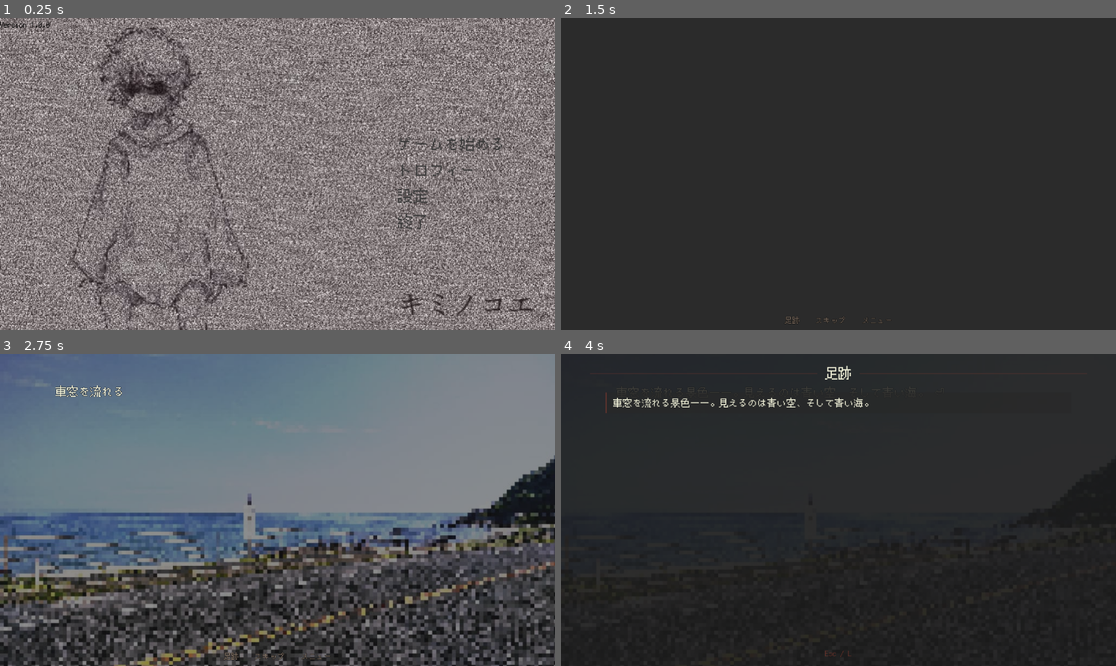
Above: before the commit, frames 1-4 (two rows, left to right).
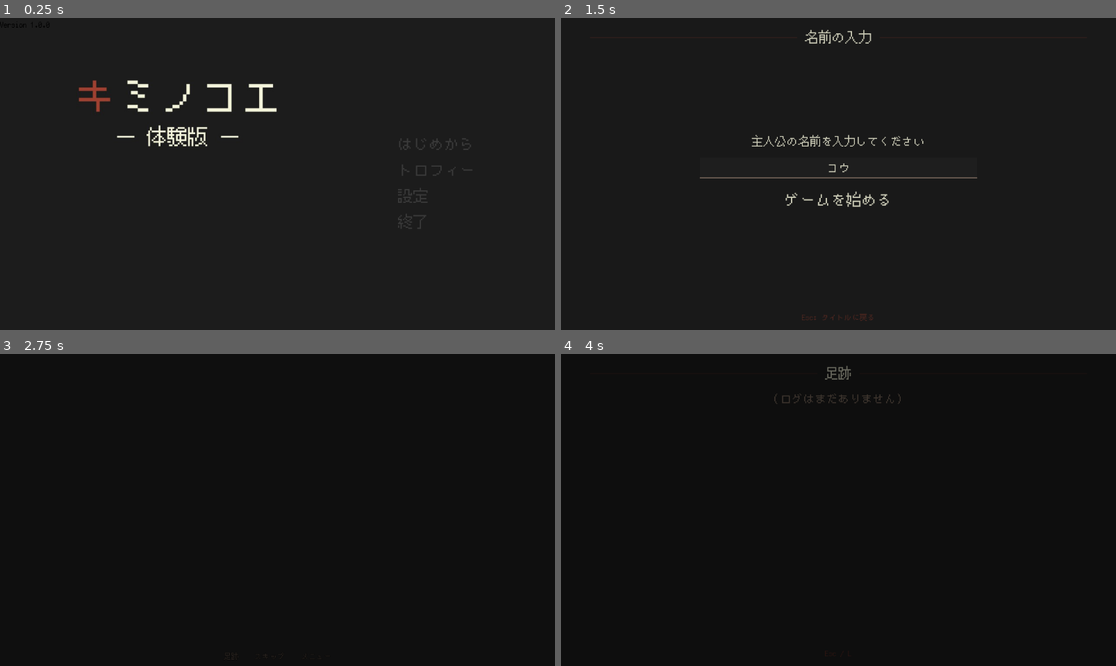
Above: after the commit, the same moments.

Repository: azukigame-s/kiminokoe
Game: Godot game, scene res://scenes/title_scene.tscn
Same seed, same stepped clock (60 frames per second), same inputs: the game is played once before the commit and once after it.
Inputs (mouse positions are in pixels of both pictures, inside the frame that each line leads up to):
- Up to frame 1 (0.25 s): no input
- Up to frame 2 (1.5 s): click "ゲームを始める" (after the commit: "はじめから") at 0.5 s; click (838, 198) at 1.25 s, where only the run after the commit has a clickable "ゲームを始める"
- Up to frame 3 (2.75 s): tap Enter at 2 s; move the mouse to (399, 494) at 2.02 s; hold D from 2.03 s (still down); tap E at 2.1 s; click (399, 494) at 2.17 s; tap Space at 2.27 s
- Up to frame 4 (4 s): release D at 2.75 s; click "足跡" at 2.75 s; tap Space at 3.5, 3.77 s; move the mouse to (727, 525) at 3.52 s; hold Down from 3.53 s (still down); tap Enter at 3.6 s; tap E at 3.8 s

The runs differ from the first frame. In frame 1, 99% of the frame differs, in the area x 0-100%, y 0-100%; in frame 2, 1.0%; in frame 3, 93%; in frame 4, 65%.

Commit message:
🚧 セーブ／ロード機能、主人公名設定機能を作成途中

Diff:
--- /dev/null
+++ b/scenes/name_input_scene.tscn
@@ -0,0 +1,12 @@
+[gd_scene load_steps=2 format=3]
+
+[ext_resource type="Script" path="res://scripts/name_input_scene.gd" id="1_name"]
+
+[node name="NameInputScene" type="Control"]
+layout_mode = 3
+anchors_preset = 15
+anchor_right = 1.0
+anchor_bottom = 1.0
+grow_horizontal = 2
+grow_vertical = 2
+script = ExtResource("1_name")
--- a/scenes/title_scene.tscn
+++ b/scenes/title_scene.tscn
@@ -33,6 +33,9 @@
 [node name="StartButton" type="Button" parent="VBoxContainer/ButtonContainer"]
 layout_mode = 2
 
+[node name="ContinueButton" type="Button" parent="VBoxContainer/ButtonContainer"]
+layout_mode = 2
+
 [node name="TrophyButton" type="Button" parent="VBoxContainer/ButtonContainer"]
 layout_mode = 2
 
--- a/scripts/core/command_executor.gd
+++ b/scripts/core/command_executor.gd
@@ -91,6 +91,10 @@
 		return
 
 	var text = command.get("text", "")
+	# 主人公名プレースホルダーの置換
+	var _scene_mgr = get_node_or_null("/root/SceneManager")
+	if _scene_mgr:
+		text = text.replace("[主人公]", _scene_mgr.protagonist_name)
 	var new_page = command.get("new_page", false)
 	var go_next = command.get("go_next", false)
 
--- a/scripts/core/scenario_engine.gd
+++ b/scripts/core/scenario_engine.gd
@@ -8,6 +8,7 @@
 signal scenario_started
 signal scenario_completed
 signal command_executed(command: Dictionary)
+signal auto_save_requested(save_state: Dictionary)
 
 # 依存コンポーネント
 var command_executor: CommandExecutor
@@ -97,6 +98,10 @@
 		command_executed.emit(command)
 		current_index += 1
 
+		# dialogue 完了後にオートセーブ
+		if command_type == "dialogue":
+			auto_save_requested.emit(get_save_state())
+
 ## load_scenario コマンドの処理
 func handle_load_scenario(command: Dictionary) -> void:
 	var path = command.get("path", "")
@@ -179,6 +184,9 @@
 	else:
 		# next_index も scenario もない場合は次のコマンドへ
 		current_index += 1
+
+	# 選択後にオートセーブ
+	auto_save_requested.emit(get_save_state())
 
 ## branch コマンドの処理（システムデータによる条件分岐）
 func handle_branch(command: Dictionary) -> void:
@@ -359,6 +367,11 @@
 		push_error("[ScenarioEngine] load_from_save_state: シナリオ読み込み失敗: %s" % scenario_path)
 		return
 
+	# インデックスの範囲チェック（シナリオが変更された場合の安全策）
+	if index >= current_scenario_data.size():
+		push_warning("[ScenarioEngine] Save index %d exceeds scenario size %d, clamping" % [index, current_scenario_data.size()])
+		index = max(0, current_scenario_data.size() - 1)
+
 	# 状態を設定
 	current_scenario = current_scenario_data
 	current_scenario_path = scenario_path
--- a/scripts/game_scene.gd
+++ b/scripts/game_scene.gd
@@ -140,6 +140,9 @@
 	executor.choice_display = choice_display
 	executor.subtitle_display = subtitle_display
 
+	# オートセーブシグナル接続
+	scenario_engine.auto_save_requested.connect(_on_auto_save_requested)
+
 	print("[GameScene] ScenarioEngine 初期化完了")
 
 ## 下部メニューの設定（ログ / スキップ / メニュー）
@@ -205,9 +208,16 @@
 	else:
 		print("[GameScene] TrophyManager が見つかりません")
 
-## ゲーム開始（メインシナリオを読み込み）
+## ゲーム開始
 func _start_game():
-	print("[GameScene] メインシナリオ読み込み開始")
+	if SceneManager.game_start_mode == "continue":
+		await _continue_game()
+	else:
+		await _new_game()
+
+## 新規ゲーム開始（メインシナリオを最初から）
+func _new_game():
+	print("[GameScene] 新規ゲーム開始")
 
 	var scenario_data = scenario_engine.load_scenario_data("main")
 	if scenario_data.is_empty():
@@ -217,6 +227,33 @@
 	await scenario_engine.start_scenario(scenario_data, "main")
 
 	print("[GameScene] シナリオ完了")
+
+## セーブデータからの続行
+func _continue_game():
+	print("[GameScene] セーブデータから続行")
+
+	var save_data = SceneManager.load_save_data()
+	if save_data.is_empty() or save_data.get("scenario_path", "").is_empty():
+		push_error("[GameScene] セーブデータの読み込みに失敗しました。新規ゲームを開始します")
+		await _new_game()
+		return
+
+	# 主人公名を復元
+	SceneManager.protagonist_name = save_data.get("protagonist_name", "コウ")
+
+	# シナリオエンジンの状態を復元
+	var engine_state = {
+		"scenario_path": save_data.get("scenario_path", ""),
+		"index": save_data.get("index", 0),
+		"stack": save_data.get("stack", []),
+	}
+	await scenario_engine.load_from_save_state(engine_state)
+
+	print("[GameScene] シナリオ完了")
+
+## オートセーブ処理
+func _on_auto_save_requested(save_state: Dictionary) -> void:
+	SceneManager.auto_save(save_state)
 
 ## スキップモード変更時のコールバック
 func _on_skip_mode_changed(is_skipping: bool):
--- /dev/null
+++ b/scripts/name_input_scene.gd
@@ -0,0 +1,150 @@
+extends Control
+
+## 主人公名入力画面
+## はじめから選択時に表示。名前を入力してゲームを開始する。
+## トロフィー画面と統一した和風デザイン。
+
+var _name_input: LineEdit
+var _start_button: Button
+var _default_name: String = "コウ"
+
+func _ready():
+	set_anchors_preset(Control.PRESET_FULL_RECT)
+	_build_ui()
+	if _name_input:
+		_name_input.grab_focus()
+
+func _build_ui():
+	# 背景（墨色 95%）
+	var bg = ColorRect.new()
+	bg.color = Color(UIConstants.COLOR_BASE_DARK, 0.95)
+	bg.set_anchors_preset(Control.PRESET_FULL_RECT)
+	add_child(bg)
+
+	# ── タイトルエリア ──
+	_build_title_area()
+
+	# 中央コンテナ
+	var center = VBoxContainer.new()
+	center.anchor_left = 0.25
+	center.anchor_top = 0.3
+	center.anchor_right = 0.75
+	center.anchor_bottom = 0.7
+	center.alignment = BoxContainer.ALIGNMENT_CENTER
+	center.add_theme_constant_override("separation", 20)
+	add_child(center)
+
+	# 説明ラベル
+	var instruction = Label.new()
+	instruction.text = "主人公の名前を入力してください"
+	instruction.horizontal_alignment = HORIZONTAL_ALIGNMENT_CENTER
+	instruction.add_theme_font_size_override("font_size", UIConstants.FONT_SIZE_BODY)
+	instruction.add_theme_color_override("font_color", UIConstants.COLOR_TEXT_PRIMARY)
+	center.add_child(instruction)
+
+	# 名前入力欄
+	_name_input = LineEdit.new()
+	_name_input.text = _default_name
+	_name_input.placeholder_text = _default_name
+	_name_input.max_length = 8
+	_name_input.alignment = HORIZONTAL_ALIGNMENT_CENTER
+	_name_input.add_theme_font_size_override("font_size", UIConstants.FONT_SIZE_BODY)
+	_name_input.add_theme_color_override("font_color", UIConstants.COLOR_TEXT_PRIMARY)
+	_name_input.add_theme_color_override("font_placeholder_color", UIConstants.COLOR_TEXT_DISABLED)
+	_name_input.add_theme_color_override("caret_color", UIConstants.COLOR_TEXT_ACCENT)
+	_name_input.select_all_on_focus = true
+
+	var input_style = StyleBoxFlat.new()
+	input_style.bg_color = UIConstants.COLOR_ENTRY_BG
+	input_style.border_width_bottom = 2
+	input_style.border_color = UIConstants.COLOR_BORDER_NORMAL
+	input_style.content_margin_left = 12
+	input_style.content_margin_right = 12
+	input_style.content_margin_top = 8
+	input_style.content_margin_bottom = 8
+	_name_input.add_theme_stylebox_override("normal", input_style)
+
+	var input_focus_style = input_style.duplicate()
+	input_focus_style.border_color = UIConstants.COLOR_BORDER_HOVER
+	_name_input.add_theme_stylebox_override("focus", input_focus_style)
+
+	_name_input.text_submitted.connect(_on_text_submitted)
+	center.add_child(_name_input)
+
+	# ゲームを始めるボタン
+	_start_button = Button.new()
+	_start_button.text = "ゲームを始める"
+	UIStyleHelper.style_title_button(_start_button)
+	_start_button.alignment = HORIZONTAL_ALIGNMENT_CENTER
+	_start_button.pressed.connect(_on_start_pressed)
+	center.add_child(_start_button)
+
+	# 閉じるヒント
+	var hint = Label.new()
+	hint.text = "Esc: タイトルに戻る"
+	hint.horizontal_alignment = HORIZONTAL_ALIGNMENT_CENTER
+	hint.add_theme_font_size_override("font_size", UIConstants.FONT_SIZE_CAPTION)
+	hint.add_theme_color_override("font_color", Color(UIConstants.COLOR_ACCENT, 0.5))
+	hint.set_anchors_preset(Control.PRESET_BOTTOM_WIDE)
+	hint.offset_top = -35
+	hint.offset_bottom = -12
+	add_child(hint)
+
+## タイトルエリア（装飾線 ── 名前の入力 ── の形）
+func _build_title_area():
+	var title_container = HBoxContainer.new()
+	title_container.set_anchors_preset(Control.PRESET_TOP_WIDE)
+	title_container.offset_top = 22
+	title_container.offset_bottom = 58
+	title_container.offset_left = 60
+	title_container.offset_right = -60
+	title_container.alignment = BoxContainer.ALIGNMENT_CENTER
+	title_container.add_theme_constant_override("separation", 16)
+	add_child(title_container)
+
+	title_container.add_child(_create_rule())
+
+	var title = Label.new()
+	title.text = "名前の入力"
+	title.add_theme_font_size_override("font_size", UIConstants.FONT_SIZE_HEADING)
+	title.add_theme_color_override("font_color", UIConstants.COLOR_TEXT_PRIMARY)
+	title_container.add_child(title)
+
+	title_container.add_child(_create_rule())
+
+## 装飾線を作成
+func _create_rule() -> Control:
+	var rule_wrapper = Control.new()
+	rule_wrapper.size_flags_horizontal = Control.SIZE_EXPAND_FILL
+	rule_wrapper.custom_minimum_size.y = 1
+
+	var rule = ColorRect.new()
+	rule.color = UIConstants.COLOR_RULE
+	rule.set_anchors_preset(Control.PRESET_CENTER)
+	rule.anchor_left = 0.0
+	rule.anchor_right = 1.0
+	rule.offset_top = -0.5
+	rule.offset_bottom = 0.5
+	rule.offset_left = 0
+	rule.offset_right = 0
+	rule_wrapper.add_child(rule)
+
+	return rule_wrapper
+
+func _on_text_submitted(_text: String):
+	_on_start_pressed()
+
+func _on_start_pressed():
+	var name_text = _name_input.text.strip_edges()
+	if name_text.is_empty():
+		name_text = _default_name
+	SceneManager.protagonist_name = name_text
+	SceneManager.game_start_mode = "new_game"
+	SceneManager.clear_save_data()
+	SceneManager.goto_game()
+
+func _input(event):
+	if event is InputEventKey and event.pressed:
+		if event.keycode == KEY_ESCAPE:
+			get_viewport().set_input_as_handled()
+			SceneManager.goto_title()
--- a/scripts/scene_manager.gd
+++ b/scripts/scene_manager.gd
@@ -9,6 +9,16 @@
 const GAME_SCENE = "res://scenes/game_scene.tscn"
 const SETTINGS_SCENE = "res://scenes/settings_scene.tscn"
 const TROPHY_SCENE = "res://scenes/trophy_screen.tscn"
+const NAME_INPUT_SCENE = "res://scenes/name_input_scene.tscn"
+
+# セーブデータ
+const SAVE_FILE_PATH = "user://save_data.cfg"
+
+# 主人公名（デフォルト: コウ）
+var protagonist_name: String = "コウ"
+
+# ゲーム開始モード（"new_game" / "continue"）
+var game_start_mode: String = "new_game"
 
 # シグナル定義
 signal scene_changed(scene_name)
@@ -140,6 +150,10 @@
 func goto_game():
 	change_scene(GAME_SCENE)
 
+# 名前入力画面へ
+func goto_name_input():
+	change_scene(NAME_INPUT_SCENE)
+
 # 設定シーンへ
 func goto_settings():
 	change_scene(SETTINGS_SCENE)
@@ -160,3 +174,39 @@
 # シーン遷移中かどうか
 func is_transitioning() -> bool:
 	return scene_transition_in_progress
+
+# セーブデータが存在するか
+func has_save_data() -> bool:
+	return FileAccess.file_exists(SAVE_FILE_PATH)
+
+# オートセーブ
+func auto_save(save_state: Dictionary) -> void:
+	var config = ConfigFile.new()
+	config.set_value("save", "protagonist_name", protagonist_name)
+	config.set_value("save", "scenario_path", save_state.get("scenario_path", ""))
+	config.set_value("save", "index", save_state.get("index", 0))
+	config.set_value("save", "stack", save_state.get("stack", []))
+	var error = config.save(SAVE_FILE_PATH)
+	if error != OK:
+		push_error("[SceneManager] Failed to auto-save: %s" % str(error))
+
+# セーブデータの読み込み
+func load_save_data() -> Dictionary:
+	var config = ConfigFile.new()
+	var error = config.load(SAVE_FILE_PATH)
+	if error != OK:
+		push_error("[SceneManager] Failed to load save data: %s" % str(error))
+		return {}
+	return {
+		"protagonist_name": config.get_value("save", "protagonist_name", "コウ"),
+		"scenario_path": config.get_value("save", "scenario_path", ""),
+		"index": config.get_value("save", "index", 0),
+		"stack": config.get_value("save", "stack", []),
+	}
+
+# セーブデータの削除
+func clear_save_data() -> void:
+	if FileAccess.file_exists(SAVE_FILE_PATH):
+		DirAccess.remove_absolute(
+			OS.get_user_data_dir() + "/" + SAVE_FILE_PATH.trim_prefix("user://")
+		)
--- a/scripts/title_scene.gd
+++ b/scripts/title_scene.gd
@@ -6,6 +6,7 @@
 # UI要素への参照
 @onready var title_label: Label = $VBoxContainer/TitleLabel
 @onready var start_button: Button = $VBoxContainer/ButtonContainer/StartButton
+@onready var continue_button: Button = $VBoxContainer/ButtonContainer/ContinueButton
 @onready var trophy_button: Button = $VBoxContainer/ButtonContainer/TrophyButton
 @onready var settings_button: Button = $VBoxContainer/ButtonContainer/SettingsButton
 @onready var quit_button: Button = $VBoxContainer/ButtonContainer/QuitButton
@@ -25,7 +26,9 @@
 	_setup_background()
 
 	# 初期フォーカス設定
-	if start_button:
+	if continue_button and continue_button.visible:
+		continue_button.grab_focus()
+	elif start_button:
 		start_button.grab_focus()
 
 # UI要素のセットアップ
@@ -58,9 +61,15 @@
 # ボタンのセットアップ
 func _setup_buttons():
 	if start_button:
-		start_button.text = "ゲームを始める"
+		start_button.text = "はじめから"
 		start_button.pressed.connect(_on_start_button_pressed)
 		UIStyleHelper.style_title_button(start_button)
+
+	if continue_button:
+		continue_button.text = "つづきから"
+		continue_button.pressed.connect(_on_continue_button_pressed)
+		UIStyleHelper.style_title_button(continue_button)
+		continue_button.visible = SceneManager.has_save_data()
 
 	if trophy_button:
 		trophy_button.text = "トロフィー"
@@ -107,7 +116,12 @@
 
 # ボタンイベント処理
 func _on_start_button_pressed():
-	print("[TitleScene] Start button pressed")
+	print("[TitleScene] Start (New Game) button pressed")
+	SceneManager.goto_name_input()
+
+func _on_continue_button_pressed():
+	print("[TitleScene] Continue button pressed")
+	SceneManager.game_start_mode = "continue"
 	SceneManager.goto_game()
 
 func _on_trophy_button_pressed():
--- a/scripts/ui/pause_menu.gd
+++ b/scripts/ui/pause_menu.gd
@@ -16,9 +16,6 @@
 var _menu_container: VBoxContainer
 var resume_button: Button
 var backlog_button: Button
-var save_button: Button
-var load_button: Button
-var trophy_button: Button
 var settings_button: Button
 var title_button: Button
 
@@ -72,21 +69,6 @@
 	# 区切り線
 	_menu_container.add_child(_create_separator())
 
-	save_button = _create_menu_button("セーブ")
-	save_button.disabled = true  # 7d で有効化
-	_menu_container.add_child(save_button)
-
-	load_button = _create_menu_button("ロード")
-	load_button.disabled = true  # 7d で有効化
-	_menu_container.add_child(load_button)
-
-	# 区切り線
-	_menu_container.add_child(_create_separator())
-
-	trophy_button = _create_menu_button("トロフィー")
-	trophy_button.disabled = true  # 7c で有効化
-	_menu_container.add_child(trophy_button)
-
 	settings_button = _create_menu_button("設定")
 	settings_button.pressed.connect(_on_settings)
 	_menu_container.add_child(settings_button)
Binary file changed: assets/backgrounds/title_bg.jpg
Not shown, changed: assets/backgrounds/title_bg.jpg.import
Not shown, added: scripts/name_input_scene.gd.uid
Not shown, changed: documents/project_overview.md
Not shown, changed: documents/step7_plan.md
